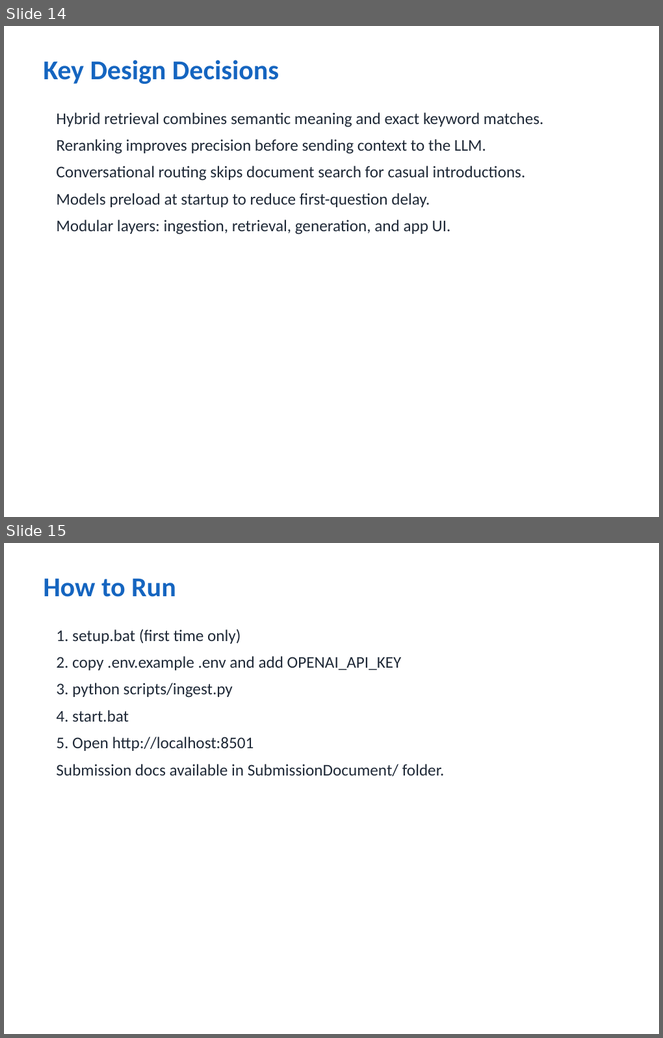
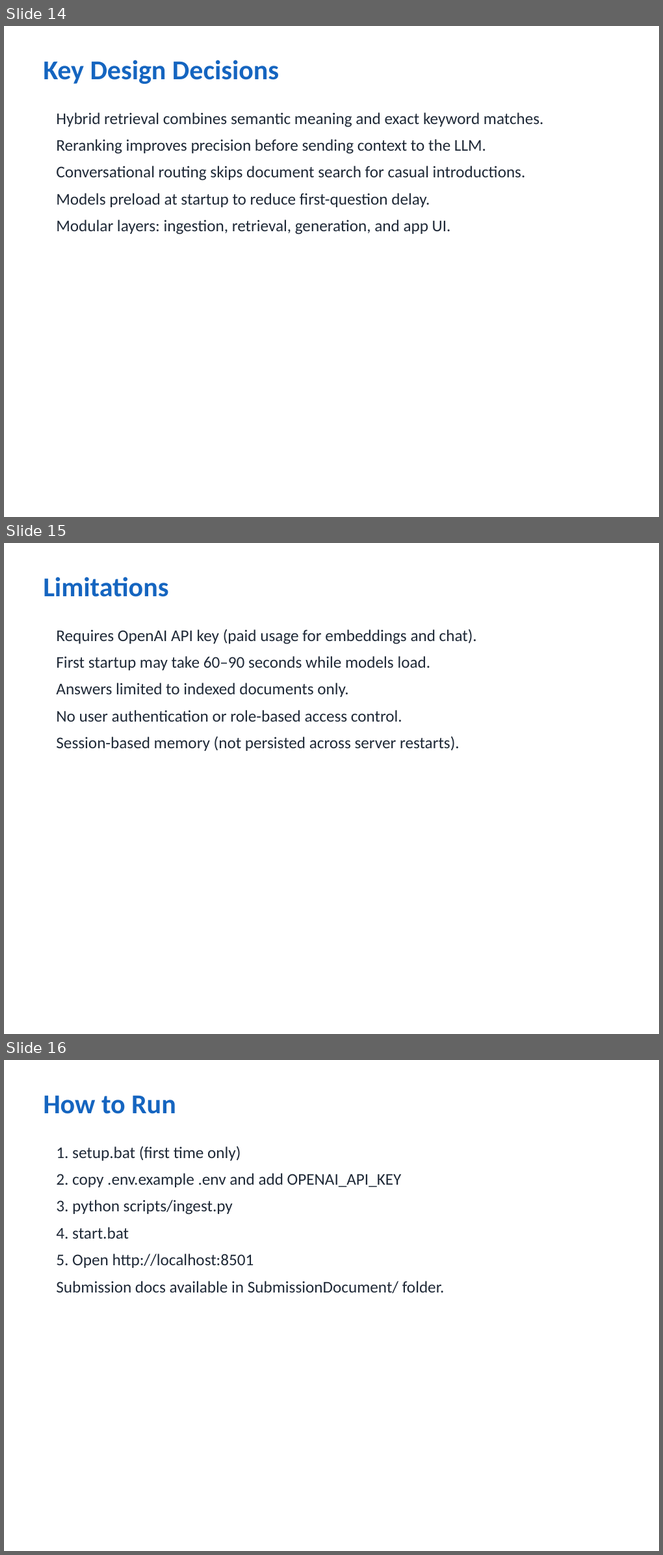
Before and after one commit to vivekkumar-io/iit-patna, a slide deck: SubmissionDocument/Enterprise_Knowledge_Assistant_Vivek_kumar.pptx. Shown one above the other, each under a label of ours: slides 14 and 15 before the commit, slides 14, 15 and 16 after it. The pictures are 663x1038 and 663x1555 pixels, drawn with LibreOffice and Linux fonts; fonts in the diff are those of the drawing. Boxes give left, top, right and bottom in pixels: in the first picture for what was removed or moved away, otherwise in the second. Text is boxed around its words. In the diff, an @@ line names an element or a change of style, - is before the commit and + after.

```diff
--- a/SubmissionDocument/Enterprise_Knowledge_Assistant_Vivek_kumar.pptx
+++ b/SubmissionDocument/Enterprise_Knowledge_Assistant_Vivek_kumar.pptx
@@ slide 15 added at box(4, 543, 659, 1034), background #FFFFFF @@
@@ text added at box(43, 577, 168, 597), 30 pt, text #1565C0, bold @@
+Limitations
@@ text added at box(56, 629, 477, 751), 18 pt, text #1F2937 @@
+Requires OpenAI API key (paid usage for embeddings and chat).
+First startup may take 60–90 seconds while models load.
+Answers limited to indexed documents only.
+No user authentication or role-based access control.
+Session-based memory (not persisted across server restarts).
@@ what was slide 15 is now slide 16 @@
```
Also in this commit, not shown: 7 slides changed, 27 other files.
